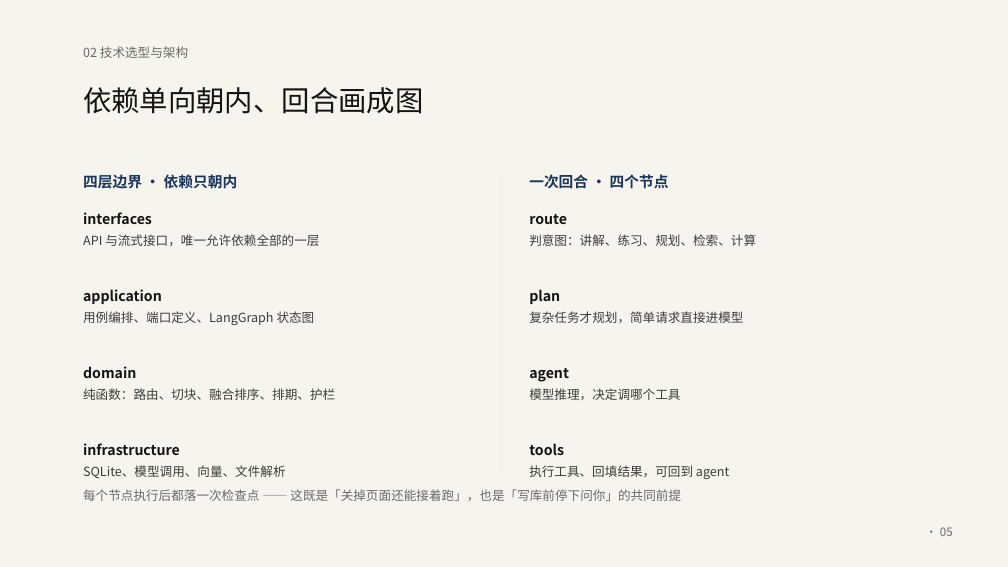
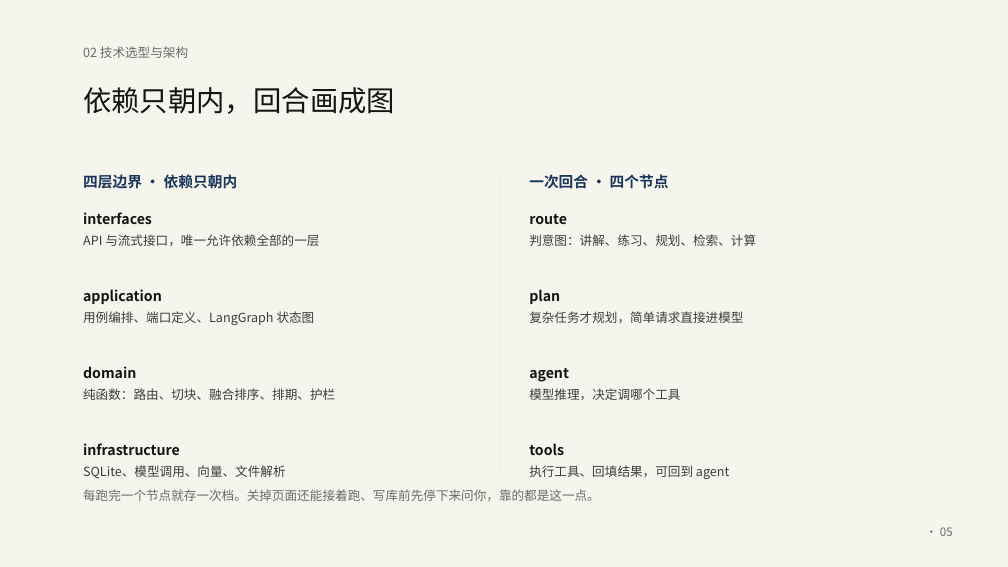
Before and after one commit to Baicaicn23/StudyGraph, a slide deck: slide 5 of docs/作品集/参赛/知迹答辩/知迹答辩.pptx. Drawn at 1008x567 pixels with LibreOffice and Linux fonts; fonts in the diff are those of the drawing. Boxes give left, top, right and bottom in pixels: in the first picture for what was removed or moved away, otherwise in the second. Text is boxed around its words. In the diff, an @@ line names an element or a change of style, - is before the commit and + after.

```diff
--- a/docs/作品集/参赛/知迹答辩/知迹答辩.pptx
+++ b/docs/作品集/参赛/知迹答辩/知迹答辩.pptx
@@ text at (83,87,395,114): text changed @@
-依赖单向朝内、回合画成图
+依赖只朝内，回合画成图
@@ text at (83,489,600,501): text changed @@
-每个节点执行后都落一次检查点 —— 这既是「关掉页面还能接着跑」，也是「写库前停下问你」的共同前提
+每跑完一个节点就存一次档。关掉页面还能接着跑、写库前先停下来问你，靠的都是这一点。
```
Also in this commit, not shown: 10 other slides changed, 2 other files.
